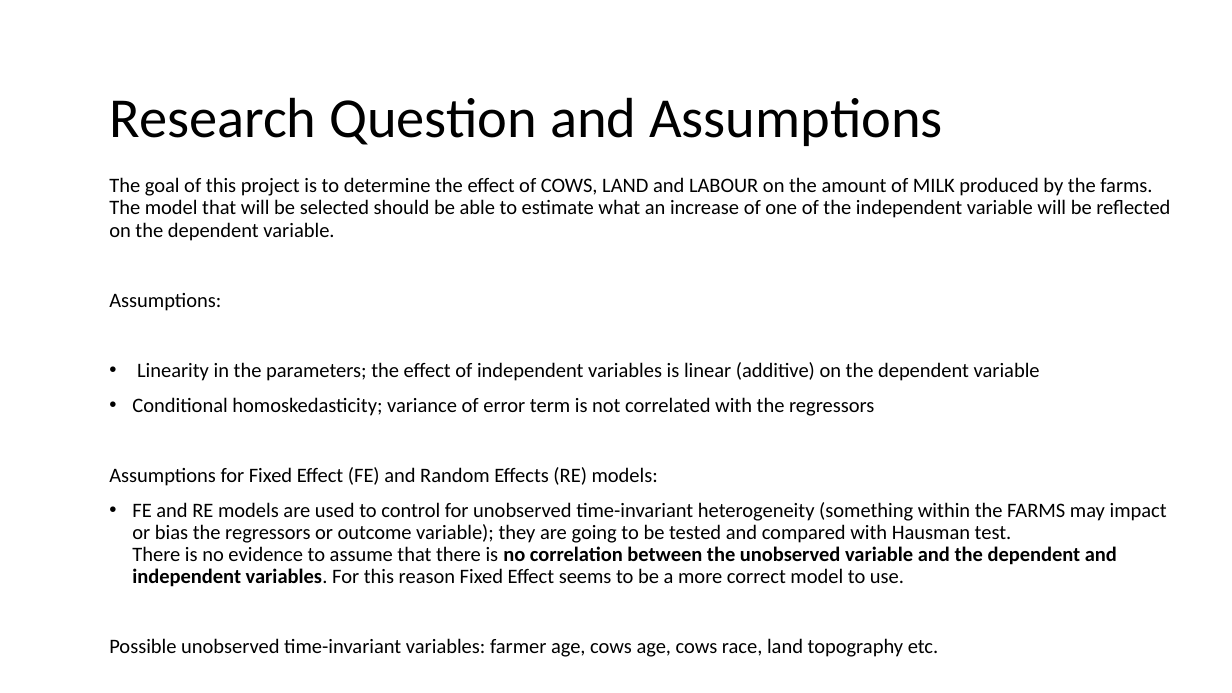
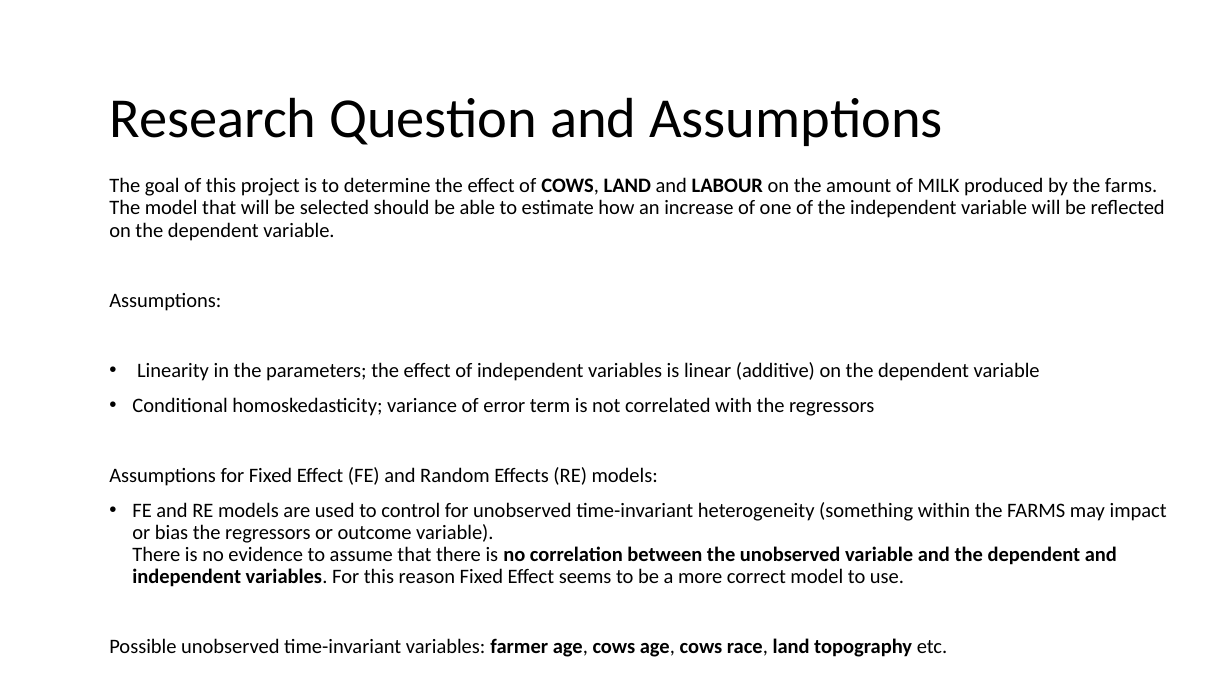
Before and after one commit to peppusnight/policy_evaluation, a slide deck: slide 5 of 20211001_policy.pptx. Drawn at 1232x693 pixels with LibreOffice and Linux fonts; fonts in the diff are those of the drawing. Boxes give left, top, right and bottom in pixels: in the first picture for what was removed or moved away, otherwise in the second. Text is boxed around its words. In the diff, an @@ line names an element or a change of style, - is before the commit and + after.

```diff
--- a/20211001_policy.pptx
+++ b/20211001_policy.pptx
@@ text at (109, 177, 1165, 241): text changed @@
-The goal of this project is to determine the effect of COWS, LAND and LABOUR on the amount of MILK produced by the farms. The model that will be selected should be able to estimate what an increase of one of the independent variable will be reflected on the dependent variable.
+The goal of this project is to determine the effect of COWS, LAND and LABOUR on the amount of MILK produced by the farms. The model that will be selected should be able to estimate how an increase of one of the independent variable will be reflected on the dependent variable.
@@ text at (132, 502, 1167, 587): text changed @@
-• FE and RE models are used to control for unobserved time-invariant heterogeneity (something within the FARMS may impact or bias the regressors or outcome variable); they are going to be tested and compared with Hausman test.
-  There is no evidence to assume that there is no correlation between the unobserved variable and the dependent and independent variables. For this reason Fixed Effect seems to be a more correct model to use.
+• FE and RE models are used to control for unobserved time-invariant heterogeneity (something within the FARMS may impact or bias the regressors or outcome variable).
+  There is no evidence to assume that there is no correlation between the unobserved variable and the dependent and independent variables. For this reason Fixed Effect seems to be a more correct model to use.
@@ text at (109, 638, 947, 657): bold on in "farmer age, cows age, cows race, land ..." @@
```
Also in this commit, not shown: 4 other slides changed, 2 slides added, 1 other file.
